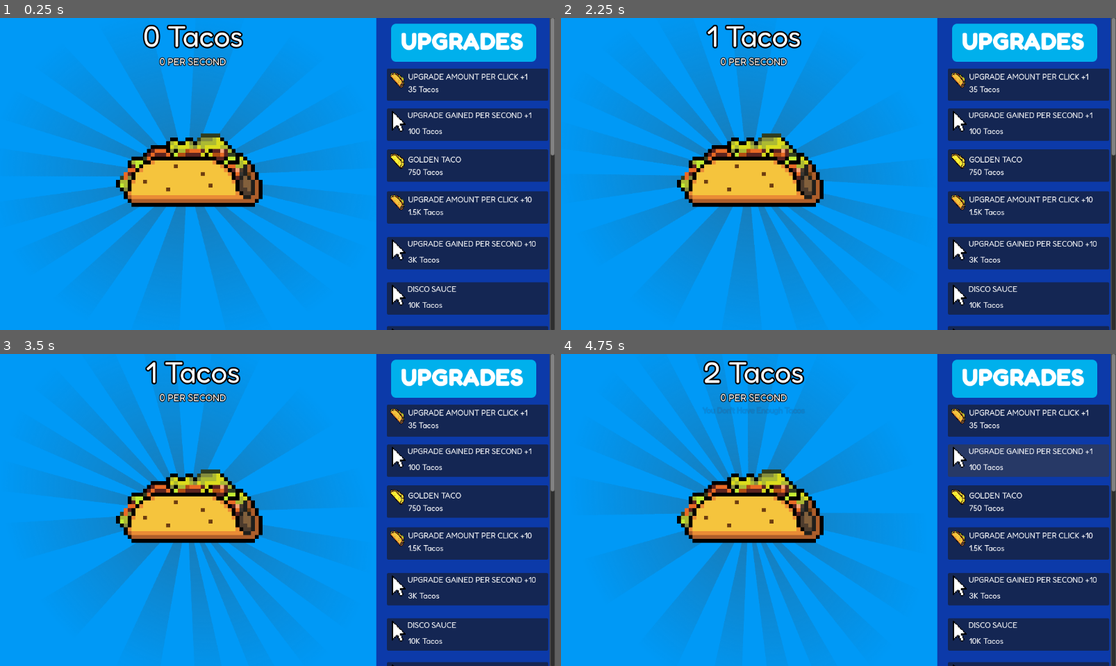
Above: before the commit, frames 1-4 (two rows, left to right).
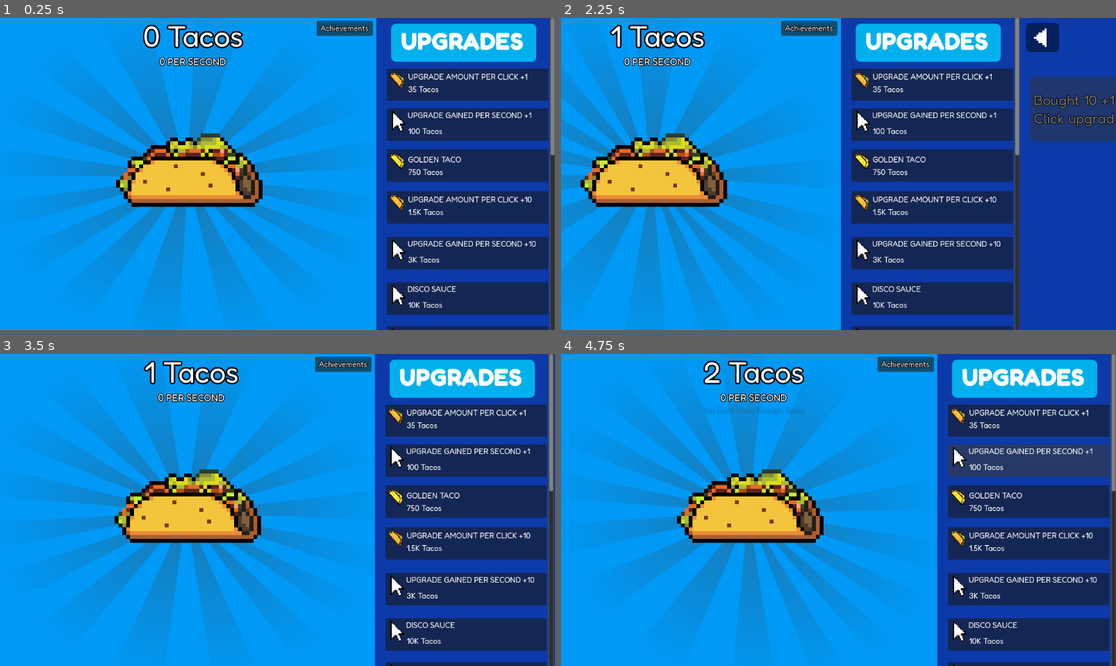
Above: after the commit, the same moments.

Repository: Overlord1304/Taco-Clicker
Game: Godot game, scene res://scenes/main.tscn
Same seed, same stepped clock (60 frames per second), same inputs: the game is played once before the commit and once after it.
Inputs (mouse positions are in pixels of both pictures, inside the frame that each line leads up to):
- Up to frame 1 (0.25 s): no input
- Up to frame 2 (2.25 s): click (755, 142) at 0.5 s; click "35 Tacos" at 1.25 s; click (905, 27) at 2 s, where only the run after the commit has a clickable "Achievements"
- Up to frame 3 (3.5 s): click (22, 372) at 2.77 s
- Up to frame 4 (4.75 s): click (755, 478) at 3.5 s; click "100 Tacos" at 4.25 s

The runs differ from the first frame. In frame 1, 0.5% of the frame differs, in the area x 56-68%, y 0-6%; in frame 2, 55%, in the area x 0-100%, y 0-100%; in frame 3, 13%; in frame 4, 6.6%.

Commit message:
started work on new achievements feature, also added a cool transition

Diff:
--- a/project.godot
+++ b/project.godot
@@ -15,6 +15,11 @@
 config/features=PackedStringArray("4.5", "Forward Plus")
 config/icon="res://icon.svg"
 
+[autoload]
+
+Global="*res://scripts/global.gd"
+Swipe="*res://scenes/swipe.tscn"
+
 [editor_plugins]
 
 enabled=PackedStringArray("res://addons/godot_super-wakatime/plugin.cfg")
@@ -22,7 +27,9 @@
 [global_group]
 
 coverflow=""
+game=""
 
 [rendering]
 
 textures/canvas_textures/default_texture_filter=0
+textures/vram_compression/import_etc2_astc=true
--- /dev/null
+++ b/scenes/achievements.tscn
@@ -0,0 +1,144 @@
+[gd_scene load_steps=17 format=3 uid="uid://c8o3dkunjoddl"]
+
+[ext_resource type="Script" uid="uid://bt6gajy4nmr68" path="res://scripts/achievements.gd" id="1_jqgop"]
+[ext_resource type="FontFile" uid="uid://crg07qg7f4136" path="res://fonts/Fredoka-Bold.ttf" id="2_ttb8s"]
+[ext_resource type="FontFile" uid="uid://b1ecuue8wn2td" path="res://fonts/Fredoka-Regular.ttf" id="3_ttb8s"]
+[ext_resource type="Texture2D" uid="uid://bnvglmwtrivok" path="res://sprites/taco.png" id="3_uhxyi"]
+[ext_resource type="PackedScene" uid="uid://byvydm0y21j0r" path="res://scenes/main.tscn" id="5_uhxyi"]
+[ext_resource type="Texture2D" uid="uid://c83jx6vodcu1q" path="res://sprites/Sprite-0005.png" id="5_wf1mw"]
+
+[sub_resource type="StyleBoxFlat" id="StyleBoxFlat_wf1mw"]
+bg_color = Color(0.047058824, 0.22745098, 0.6627451, 1)
+
+[sub_resource type="StyleBoxFlat" id="StyleBoxFlat_gq3ih"]
+bg_color = Color(0.124488644, 0.1376167, 0.12455808, 0.37254903)
+corner_radius_top_left = 10
+corner_radius_top_right = 10
+corner_radius_bottom_right = 10
+corner_radius_bottom_left = 10
+
+[sub_resource type="StyleBoxFlat" id="StyleBoxFlat_ttb8s"]
+bg_color = Color(0.21568628, 0.21568628, 0.21568628, 0.3647059)
+corner_radius_top_left = 10
+corner_radius_top_right = 10
+corner_radius_bottom_right = 10
+corner_radius_bottom_left = 10
+
+[sub_resource type="StyleBoxFlat" id="StyleBoxFlat_jqgop"]
+bg_color = Color(0.6, 0.6, 0.6, 0.21568628)
+corner_radius_top_left = 10
+corner_radius_top_right = 10
+corner_radius_bottom_right = 10
+corner_radius_bottom_left = 10
+
+[sub_resource type="StyleBoxFlat" id="StyleBoxFlat_uhxyi"]
+bg_color = Color(0.19607843, 0.19607843, 0.19607843, 0.49411765)
+corner_radius_top_left = 10
+corner_radius_top_right = 10
+corner_radius_bottom_right = 10
+corner_radius_bottom_left = 10
+
+[sub_resource type="StyleBoxEmpty" id="StyleBoxEmpty_jqgop"]
+
+[sub_resource type="StyleBoxFlat" id="StyleBoxFlat_jnbt2"]
+bg_color = Color(0, 0, 0, 0.44705883)
+corner_radius_top_left = 10
+corner_radius_top_right = 10
+corner_radius_bottom_right = 10
+corner_radius_bottom_left = 10
+
+[sub_resource type="StyleBoxFlat" id="StyleBoxFlat_svwer"]
+corner_radius_top_left = 10
+corner_radius_top_right = 10
+corner_radius_bottom_right = 10
+corner_radius_bottom_left = 10
+
+[sub_resource type="StyleBoxFlat" id="StyleBoxFlat_u6gvo"]
+bg_color = Color(0.6, 0.6, 0.6, 0.44705883)
+corner_radius_top_left = 10
+corner_radius_top_right = 10
+corner_radius_bottom_right = 10
+corner_radius_bottom_left = 10
+
+[sub_resource type="StyleBoxEmpty" id="StyleBoxEmpty_wf1mw"]
+
+[node name="Control" type="Control"]
+layout_mode = 3
+anchors_preset = 15
+anchor_right = 1.0
+anchor_bottom = 1.0
+grow_horizontal = 2
+grow_vertical = 2
+script = ExtResource("1_jqgop")
+
+[node name="Panel" type="Panel" parent="."]
+layout_mode = 1
+anchors_preset = 15
+anchor_right = 1.0
+anchor_bottom = 1.0
+grow_horizontal = 2
+grow_vertical = 2
+theme_override_styles/panel = SubResource("StyleBoxFlat_wf1mw")
+
+[node name="MarginContainer" type="MarginContainer" parent="Panel"]
+layout_mode = 0
+offset_right = 1146.0
+offset_bottom = 112.0
+
+[node name="Label" type="Label" parent="Panel/MarginContainer"]
+layout_mode = 2
+size_flags_horizontal = 4
+size_flags_vertical = 0
+theme_override_constants/outline_size = 10
+theme_override_fonts/font = ExtResource("2_ttb8s")
+theme_override_font_sizes/font_size = 64
+text = "Achievements"
+
+[node name="A1" type="Button" parent="Panel"]
+layout_mode = 0
+offset_left = 21.0
+offset_top = 122.0
+offset_right = 452.0
+offset_bottom = 257.0
+theme_override_constants/outline_size = 5
+theme_override_fonts/font = ExtResource("3_ttb8s")
+theme_override_font_sizes/font_size = 30
+theme_override_styles/normal = SubResource("StyleBoxFlat_gq3ih")
+theme_override_styles/pressed = SubResource("StyleBoxFlat_ttb8s")
+theme_override_styles/hover = SubResource("StyleBoxFlat_jqgop")
+theme_override_styles/disabled = SubResource("StyleBoxFlat_uhxyi")
+theme_override_styles/focus = SubResource("StyleBoxEmpty_jqgop")
+disabled = true
+text = " Bought 10 +1 Tacos Per
+ Click upgrades"
+alignment = 0
+icon_alignment = 2
+vertical_icon_alignment = 0
+
+[node name="Sprite2D" type="Sprite2D" parent="Panel/A1"]
+position = Vector2(389.00003, 55)
+rotation = 0.85695666
+scale = Vector2(2.234375, 2.359375)
+texture = ExtResource("3_uhxyi")
+
+[node name="Back" type="Button" parent="Panel"]
+layout_mode = 0
+offset_left = 82.0
+offset_top = 71.0
+offset_right = 151.0
+offset_bottom = 132.0
+rotation = -3.1415927
+theme_override_styles/normal = SubResource("StyleBoxFlat_jnbt2")
+theme_override_styles/pressed = SubResource("StyleBoxFlat_svwer")
+theme_override_styles/hover = SubResource("StyleBoxFlat_u6gvo")
+theme_override_styles/focus = SubResource("StyleBoxEmpty_wf1mw")
+icon = ExtResource("5_wf1mw")
+icon_alignment = 1
+expand_icon = true
+
+[node name="main" parent="." instance=ExtResource("5_uhxyi")]
+visible = false
+layout_mode = 0
+
+[connection signal="button_up" from="Panel/A1" to="." method="_on_a_1_button_up"]
+[connection signal="button_up" from="Panel/Back" to="." method="_on_back_button_up"]
--- a/scenes/main.tscn
+++ b/scenes/main.tscn
@@ -54,6 +54,8 @@
 &"RESET": SubResource("Animation_tefeu"),
 &"spin": SubResource("Animation_tbgi4")
 }
+
+[sub_resource type="StyleBoxEmpty" id="StyleBoxEmpty_trceg"]
 
 [sub_resource type="Animation" id="Animation_tipki"]
 resource_name = "disco_anim"
@@ -222,7 +224,7 @@
 "speed": 5.0
 }]
 
-[node name="main" type="Control"]
+[node name="main" type="Control" groups=["game"]]
 layout_mode = 3
 anchors_preset = 0
 script = ExtResource("1_sugp2")
@@ -380,6 +382,17 @@
 theme_override_fonts/font = ExtResource("10_a8y0u")
 text = "0 PER SECOND"
 
+[node name="achievementsbutton" type="Button" parent="left"]
+layout_mode = 0
+offset_left = 657.0
+offset_top = 6.0
+offset_right = 774.0
+offset_bottom = 37.0
+theme_override_constants/outline_size = 5
+theme_override_fonts/font = ExtResource("10_a8y0u")
+theme_override_styles/focus = SubResource("StyleBoxEmpty_trceg")
+text = "Achievements"
+
 [node name="passivegainstimer" type="Timer" parent="."]
 wait_time = 0.5
 autostart = true
@@ -1077,6 +1090,7 @@
 [connection signal="button_down" from="left/MarginContainer/tacobutton" to="." method="_on_tacobutton_button_down"]
 [connection signal="button_down" from="left/MarginContainer/tacobutton" to="left/MarginContainer" method="_on_tacobutton_button_down"]
 [connection signal="button_up" from="left/MarginContainer/tacobutton" to="left/MarginContainer" method="_on_tacobutton_button_up"]
+[connection signal="button_up" from="left/achievementsbutton" to="." method="_on_achievementsbutton_button_up"]
 [connection signal="timeout" from="passivegainstimer" to="." method="_on_timer_timeout"]
 [connection signal="timeout" from="gtacotimer" to="." method="_on_gtacotimer_timeout"]
 [connection signal="timeout" from="dsaucetimer" to="." method="_on_dsaucetimer_timeout"]
--- /dev/null
+++ b/scenes/swipe.tscn
@@ -0,0 +1,15 @@
+[gd_scene load_steps=2 format=3 uid="uid://vqly3ws6q47i"]
+
+[ext_resource type="Script" uid="uid://b664hjveosl26" path="res://scripts/swipe.gd" id="1_720cr"]
+
+[node name="CanvasLayer" type="CanvasLayer"]
+script = ExtResource("1_720cr")
+
+[node name="holder" type="Control" parent="."]
+layout_mode = 3
+anchors_preset = 15
+anchor_right = 1.0
+anchor_bottom = 1.0
+grow_horizontal = 2
+grow_vertical = 2
+mouse_filter = 2
--- /dev/null
+++ b/scripts/achievements.gd
@@ -0,0 +1,20 @@
+extends Control
+@onready var a1 = $Panel/A1
+signal a1_reward
+func _ready():
+	if not Global.a1_claimed:
+		a1.disabled = not Global.upg1_achievement_unlocked
+
+	else:
+		a1.disabled = true
+
+func _on_back_button_up() -> void:
+	var transition = preload("res://scenes/swipe.tscn").instantiate()
+	get_tree().root.add_child(transition)
+	transition.swipe_to("res://scenes/main.tscn", -1)
+
+func _on_a_1_button_up() -> void:
+	if not Global.a1_claimed:
+		Global.pending_taco_reward += 1000000
+		Global.a1_claimed = true
+		a1.disabled = true
--- a/scripts/anims.gd
+++ b/scripts/anims.gd
@@ -25,13 +25,11 @@
 	tween.tween_property(taco, "scale", Vector2(1,1), .1)
 
 
-func _on_main_taco_clicked(amount) -> void:
-	var rand = randi() % 10
+func _on_main_taco_clicked(amount,crit_hit) -> void:
+
 	var indicator = indicator_display.duplicate()
-	match rand:
-		9:
-			amount *= 5
-			indicator.add_theme_color_override("font_color", Color(1, 0, 0))
+	if crit_hit:
+		indicator.add_theme_color_override("font_color", Color(1, 0, 0))
 	indicator.text = "+" + format_number(amount)
 	indicator.position = get_global_mouse_position()
 	indicator.visible = true
--- a/scripts/game.gd
+++ b/scripts/game.gd
@@ -44,6 +44,7 @@
 var base_notification_y = 0
 var gtaco_texture = preload("res://sprites/gtaco.png")
 var taco_texture = preload("res://sprites/taco.png")
+var upg1_bought_count = 0
 @onready var gtaco_timer = $gtacotimer
 @onready var dsauce_timer = $dsaucetimer
 @onready var coverflow_timer = $coverflowtimer
@@ -64,6 +65,7 @@
 func _ready():
 	base_notification_y = gtacolabel.position.y
 	load_data()
+
 	for sprite in get_tree().get_nodes_in_group("coverflow"):
 		sprite.play()
 		coverflow_original_position[sprite] = sprite.position
@@ -98,6 +100,11 @@
 	_on_h_slider_value_changed(TACO_click_multiplier)
 	_on_passivegainsperclickslider_value_changed(TACO_gains_multiplier)
 	_on_entropymultiplierperclickslider_value_changed(TACO_entropy_multiplier)
+	if Global.pending_taco_reward > 0:
+		tacos += Global.pending_taco_reward
+		Global.pending_taco_reward = 0
+		emit_signal("tacos_changed", tacos)
+		save_data()
 func format_number(n) -> String:
 	if n < 1000:
 		return str(n if n != int(n) else int(n))
@@ -185,11 +192,15 @@
 				.set_ease(Tween.EASE_OUT)
 
 func _on_tacobutton_button_down() -> void:
-	var rand = randi() % 10
-
-	tacos += amount_per_click
+	var rand = randi() % 25
+	match rand:
+		0:
+			tacos += amount_per_click*5
+			emit_signal("taco_clicked",amount_per_click*5,true)
+		_:
+			tacos += amount_per_click
+			emit_signal("taco_clicked",amount_per_click,false)
 	emit_signal("tacos_changed",tacos)
-	emit_signal("taco_clicked",amount_per_click)
 	save_data()
 
 func _process(delta):
@@ -284,7 +295,10 @@
 		"entropy_gains": entropy_gains,
 		"TACO_click_multiplier": TACO_click_multiplier,
 		"TACO_gains_multiplier": TACO_gains_multiplier,
-		"TACO_entropy_multiplier": TACO_entropy_multiplier
+		"TACO_entropy_multiplier": TACO_entropy_multiplier,
+		"upg1_bought_count" : upg1_bought_count,
+		"Global.upg1_achievement_unlocked": Global.upg1_achievement_unlocked,
+		"Global.a1_claimed": Global.a1_claimed
 	}
 	var file = FileAccess.open(saves, FileAccess.WRITE)
 	file.store_var(data)
@@ -327,6 +341,9 @@
 			TACO_click_multiplier = data.get("TACO_click_multiplier",1.0)
 			TACO_gains_multiplier = data.get("TACO_gains_multiplier",1.0)
 			TACO_entropy_multiplier = data.get("TACO_entropy_multiplier", 1.0)
+			upg1_bought_count = data.get("upg1_bought_count",0)
+			Global.upg1_achievement_unlocked = data.get("Global.upg1_achievement_unlocked",false)
+			Global.a1_claimed = data.get("Global.a1_claimed",false)
 			update_amount_per_click()
 			update_passive_gains()
 			update_entropy_gains()
@@ -339,7 +356,10 @@
 		update_amount_per_click()
 		tacos -= upg1cost
 		upg1cost *= 1.25
+		upg1_bought_count += 1
 		$scroller/VBoxContainer/right/amtperclickupg1/amountperclickupgrade1label.text = format_number(upg1cost)+" Tacos"
+		if upg1_bought_count >= 10:
+			Global.upg1_achievement_unlocked = true
 		emit_signal("tacos_changed",tacos)
 		save_data()
 	else:
@@ -660,3 +680,17 @@
 		save_data()
 	else:
 		show_cost_warning()
+
+
+
+func _on_achievementsbutton_button_up() -> void:
+	var ach = load("res://scenes/achievements.tscn").instantiate()
+	ach.connect("a1_reward", Callable(self, "_on_achievement_reward"))
+	var transition = preload("res://scenes/swipe.tscn").instantiate()
+	get_tree().root.add_child(transition)
+	transition.swipe_to("res://scenes/achievements.tscn", 1)
+
+func _on_achievement_reward():
+	tacos += 1_000_000
+	emit_signal("tacos_changed", tacos)
+	save_data()
--- /dev/null
+++ b/scripts/global.gd
@@ -0,0 +1,4 @@
+extends Node
+var upg1_achievement_unlocked = false
+var a1_claimed = false
+var pending_taco_reward = 0
--- /dev/null
+++ b/scripts/swipe.gd
@@ -0,0 +1,42 @@
+extends CanvasLayer
+
+var current_scene: Node
+var next_scene: Node
+var transition_time := 0.67 #>:D
+
+func swipe_to(scene_path: String, direction := 1):
+
+	current_scene = get_tree().current_scene
+	next_scene = load(scene_path).instantiate()
+
+	var screen_width = get_viewport().get_visible_rect().size.x
+	current_scene.get_parent().remove_child(current_scene)
+	$holder.add_child(current_scene)
+	$holder.add_child(next_scene)
+	next_scene.position.x = direction * screen_width
+
+	var tween = create_tween()
+	tween.set_parallel(true)
+
+	tween.tween_property(
+		current_scene,
+		"position:x",
+		-direction*screen_width,
+		transition_time
+	).set_trans(Tween.TRANS_SINE).set_ease(Tween.EASE_IN_OUT)
+
+	tween.tween_property(
+		next_scene,
+		"position:x",
+		0,
+		transition_time
+	).set_trans(Tween.TRANS_SINE).set_ease(Tween.EASE_IN_OUT)
+
+	await tween.finished
+
+	$holder.remove_child(next_scene)
+	get_tree().root.add_child(next_scene)
+	get_tree().current_scene=next_scene
+
+	current_scene.queue_free()
+	queue_free()
Not shown, added: export_presets.cfg
Not shown: 1 places in scenes/main.tscn that only renumber resources
Not shown, added: scripts/achievements.gd.uid
Not shown, added: scripts/global.gd.uid
Not shown, added: scripts/swipe.gd.uid
Binary file added: sprites/Sprite-0005.png
Not shown, added: sprites/Sprite-0005.png.import
Binary file added: sprites/mech_idle.aseprite
Binary file added: sprites/mech_waling.aseprite
Not shown, added: game/linuxtacoclicker.zip
Not shown, added: game/mactacoclicker.zip
Not shown, added: game/windowstacoclicker.zip
